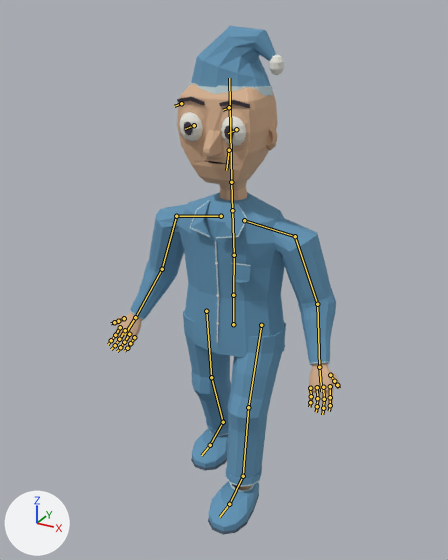
An edit to the Blender file art_source/unity/characters/human/LMS_Human_alpha.blend, drawn before and after from the same camera.
Rendered twice from a 50 mm lens placed at (1.034, -1.96, 1.899), pointed at (-0.014, -0.055, 0.946). The axes (+X, +Y, +Z) are drawn at lower left. The lights are the same throughout. The picture after the commit comes second. Both versions are drawn at frame 25 of the action 'Human_Run'; the numbers are the values there. The bones that bend it are drawn over the model as lines.

In view in the first picture: 'HandSkin.L', 'HandSkin.R', 'HumanBody', 'HumanHead', 'HumanNightcap'.
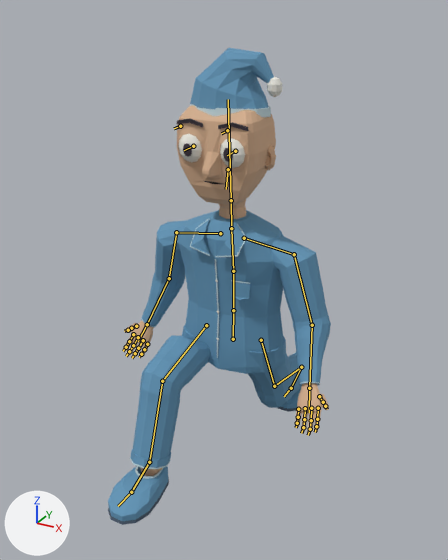
The edits, one by one:
Bone 'Hips' (bone_hips) moves from (0.0, -0.018, 0.0) to (0.0, -0.085, 0.0).
Bone 'Chest' (bone_chest) turns from (5, 0, 0) to (6, 0, 0) degrees about its own x, y and z.
Bone 'UpperArm.L' (bone_upperarm_l) turns from (0, 0, -68) to (9, 0, -68) degrees about its own x, y and z.
Bone 'UpperArm.R' (bone_upperarm_r) turns from (0, 0, 68) to (-9, 0, 68) degrees about its own x, y and z.
Bone 'UpperLeg.L' (bone_upperleg_l) turns from (18, 0, 0) to (-27, 0, 0) degrees about its own x, y and z.
Bone 'LowerLeg.L' (bone_lowerleg_l) turns from (-11, 0, 0) to (-51, 0, 0) degrees about its own x, y and z.
Bone 'Foot.L' (bone_foot_l) turns from (-7, 0, 0) to (77, 0, 0) degrees about its own x, y and z.
Bone 'UpperLeg.R' (bone_upperleg_r) turns from (-6, 0, 0) to (76, 0, 0) degrees about its own x, y and z.
Bone 'LowerLeg.R' (bone_lowerleg_r) turns from (-13, 0, 0) to (-56, 0, 0) degrees about its own x, y and z.
Bone 'Foot.R' (bone_foot_r) turns from (19, 0, 0) to (-20, 0, 0) degrees about its own x, y and z.

What differs and where, as boxes [x1, y1, x2, y2] in the pictures (448 x 560 px):
'HumanBody', posed (8% wider, 8% shorter)
    before: [130, 192, 336, 535]
    after: [108, 210, 331, 525]
'HumanHead', posed
    before: [177, 84, 278, 200]
    after: [177, 105, 276, 219]
'HumanNightcap', posed
    before: [191, 26, 284, 96]
    after: [190, 48, 282, 117]
'HandSkin.L', posed
    before: [308, 363, 341, 415]
    after: [295, 383, 329, 435]
'HandSkin.R', posed (11% narrower, 7% shorter)
    before: [107, 312, 142, 352]
    after: [123, 321, 154, 358]
bone 'Hips', root to tip
    before: (233, 324) to (233, 295)
    after: (233, 339) to (233, 310)
bone 'Chest', root to tip
    before: (234, 255) to (232, 210)
    after: (233, 271) to (231, 228)
bone 'UpperArm.L', root to tip
    before: (295, 236) to (317, 304)
    after: (294, 254) to (312, 325)
bone 'UpperArm.R', root to tip
    before: (176, 216) to (162, 269)
    after: (176, 232) to (169, 278)
bone 'UpperLeg.L', root to tip
    before: (261, 325) to (248, 407)
    after: (261, 340) to (274, 386)
bone 'LowerLeg.L', root to tip
    before: (248, 407) to (243, 476)
    after: (274, 386) to (301, 367)
bone 'Foot.L', root to tip
    before: (243, 476) to (229, 504)
    after: (301, 367) to (291, 388)
bone 'UpperLeg.R', root to tip
    before: (206, 311) to (211, 377)
    after: (206, 325) to (162, 381)
bone 'LowerLeg.R', root to tip
    before: (211, 377) to (223, 422)
    after: (162, 381) to (149, 462)
bone 'Foot.R', root to tip
    before: (223, 422) to (210, 445)
    after: (149, 462) to (131, 492)
